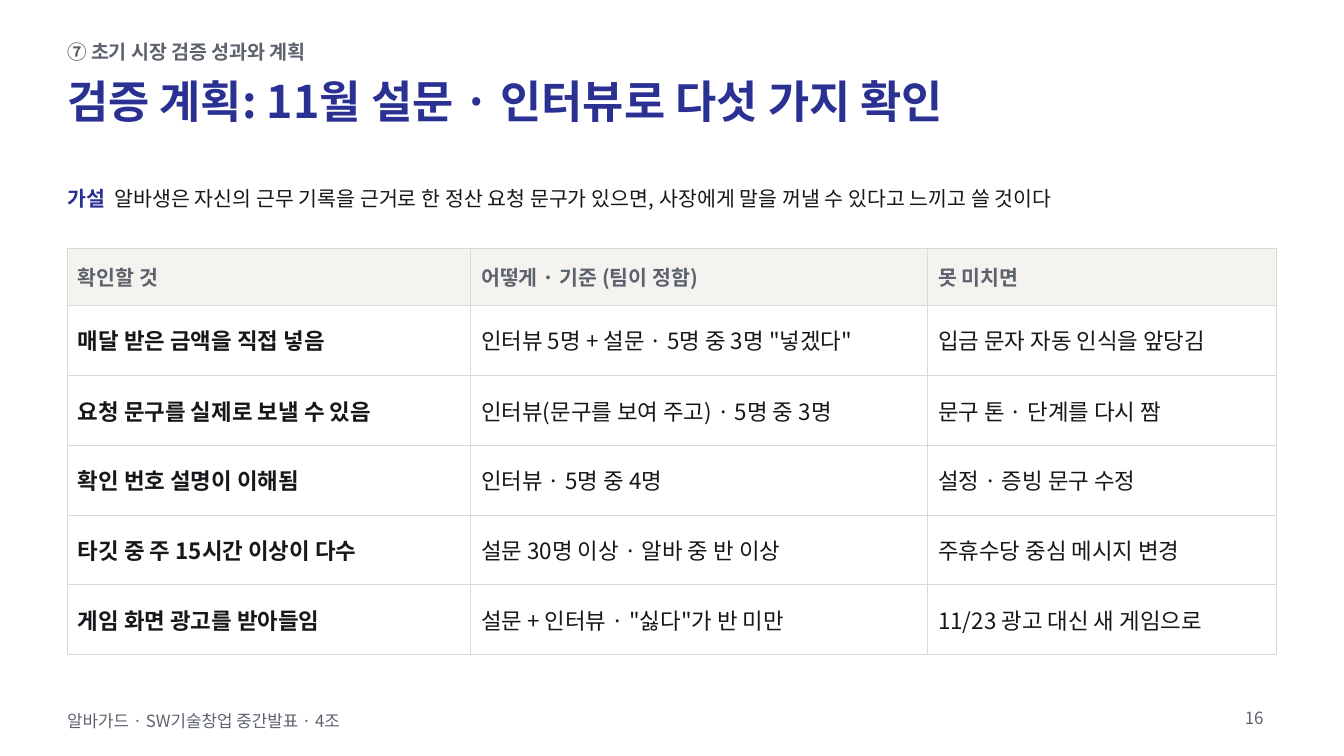
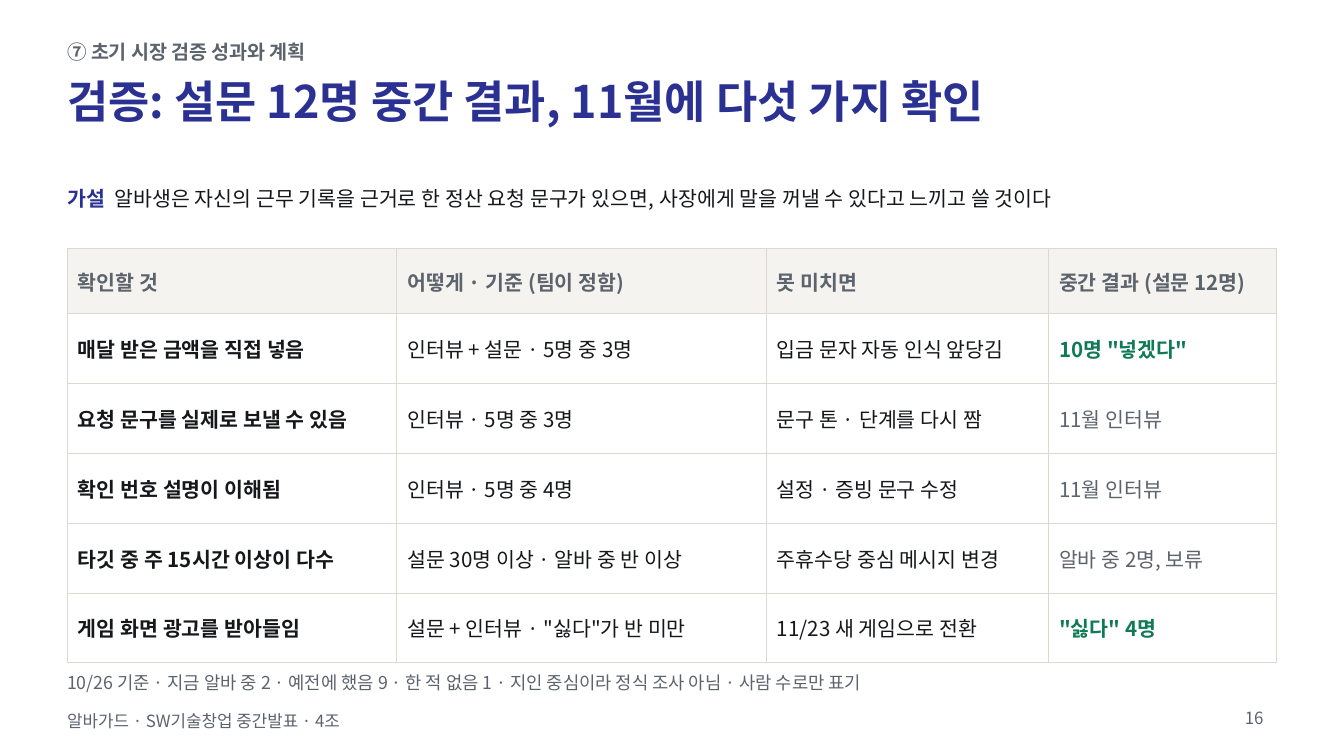
Before and after one commit to jihooni217/albaguard, a slide deck: slide 16 of docs/06_중간발표_PPT.pptx. Drawn at 1344x756 pixels with LibreOffice and Linux fonts; fonts in the diff are those of the drawing. Boxes give left, top, right and bottom in pixels: in the first picture for what was removed or moved away, otherwise in the second. Text is boxed around its words. In the diff, an @@ line names an element or a change of style, - is before the commit and + after.

```diff
--- a/docs/06_중간발표_PPT.pptx
+++ b/docs/06_중간발표_PPT.pptx
@@ title at box(67, 80, 984, 128): text changed @@
-검증 계획: 11월 설문 · 인터뷰로 다섯 가지 확인
+검증: 설문 12명 중간 결과, 11월에 다섯 가지 확인
@@ table at box(67, 249, 1277, 644) @@
-column 2: 어떻게 · 기준 (팀이 정함) | 인터뷰 5명 + 설문 · 5명 중 3명 "넣겠다" | 인터뷰(문구를 보여 주고) · 5명 중 3명 | 인터뷰 · 5명 중 4명 | 설문 30명 이상 · 알바 중 반 이상 | 설문 + 인터뷰 · "싫다"가 반 미만
-column 3: 못 미치면 | 입금 문자 자동 인식을 앞당김 | 문구 톤 · 단계를 다시 짬 | 설정 · 증빙 문구 수정 | 주휴수당 중심 메시지 변경 | 11/23 광고 대신 새 게임으로
+column 2: 어떻게 · 기준 (팀이 정함) | 인터뷰 + 설문 · 5명 중 3명 | 인터뷰 · 5명 중 3명 | 인터뷰 · 5명 중 4명 | 설문 30명 이상 · 알바 중 반 이상 | 설문 + 인터뷰 · "싫다"가 반 미만
+column 3: 못 미치면 | 입금 문자 자동 인식 앞당김 | 문구 톤 · 단계를 다시 짬 | 설정 · 증빙 문구 수정 | 주휴수당 중심 메시지 변경 | 11/23 새 게임으로 전환
+column 4: 중간 결과 (설문 12명) | 10명 "넣겠다" | 11월 인터뷰 | 11월 인터뷰 | 알바 중 2명, 보류 | "싫다" 4명
@@ text added at box(67, 674, 862, 692), 9.5 pt, text #5D636D @@
+10/26 기준 · 지금 알바 중 2 · 예전에 했음 9 · 한 적 없음 1 · 지인 중심이라 정식 조사 아님 · 사람 수로만 표기
```
Also in this commit, not shown: 1 other slide changed, 6 other files.
